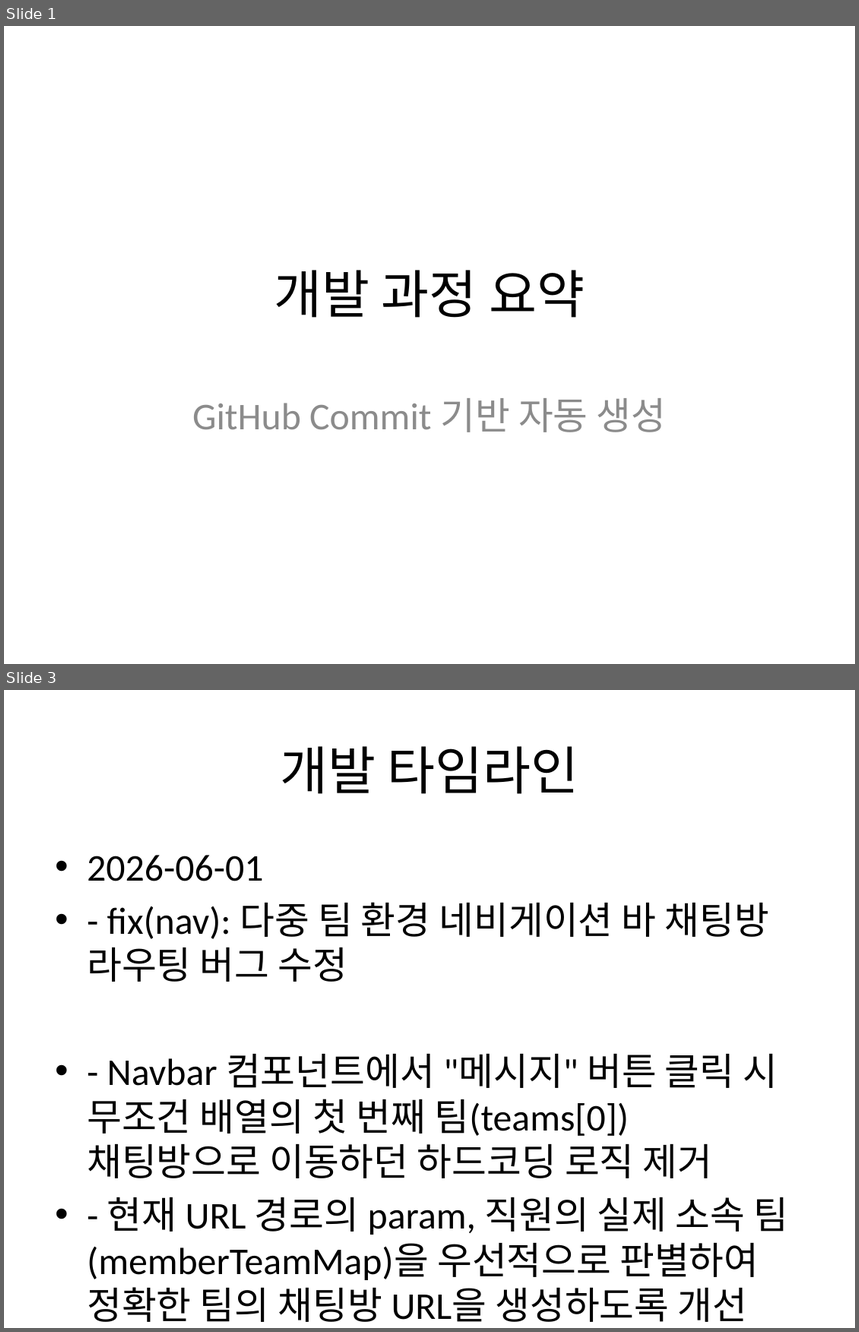
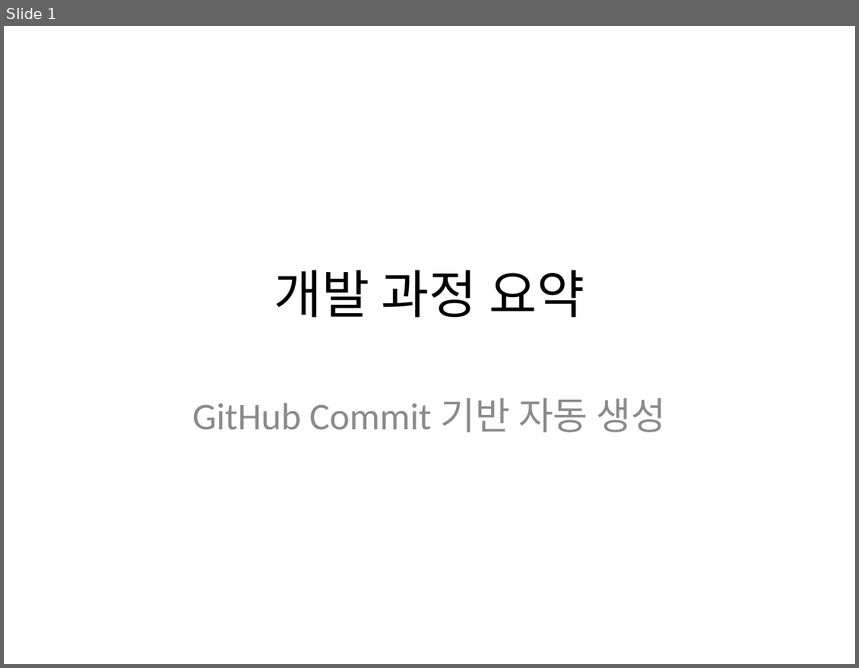
Before and after one commit to Jongwoo0101/worksight-commit-bot, a slide deck: data/commit_report.pptx. Shown one above the other, each under a label of ours: slides 1 and 3 before the commit, slide 1 after it; the slides between them are not shown. The pictures are 859x1332 and 859x668 pixels, drawn with LibreOffice and Linux fonts; fonts in the diff are those of the drawing. Boxes give left, top, right and bottom in pixels: in the first picture for what was removed or moved away, otherwise in the second. Text is boxed around its words. In the diff, an @@ line names an element or a change of style, - is before the commit and + after.

Commit message:
feat: target repo 신규 커밋 1건 반영 - feat: pass teamId context to backend services and store event handlers for cross-team state management 작성자: dldnwls07 코드: 768dfb8

```diff
--- a/data/commit_report.pptx
+++ b/data/commit_report.pptx
@@ slide 3 removed at [4,690,855,1328], background #FFFFFF @@
@@ title removed at [280,746,579,794] @@
-개발 타임라인
@@ text removed at [87,855,788,1322] @@
-• 2026-06-01
-• - fix(nav): 다중 팀 환경 네비게이션 바 채팅방 라우팅 버그 수정
-• - Navbar 컴포넌트에서 "메시지" 버튼 클릭 시 무조건 배열의 첫 번째 팀(teams[0]) 채팅방으로 이동하던 하드코딩 로직 제거
-• - 현재 URL 경로의 param, 직원의 실제 소속 팀(memberTeamMap)을 우선적으로 판별하여 정확한 팀의 채팅방 URL을 생성하도록 개선
```
Also in this commit, not shown: 1 slide changed, 2 slides added, 2 other files.
